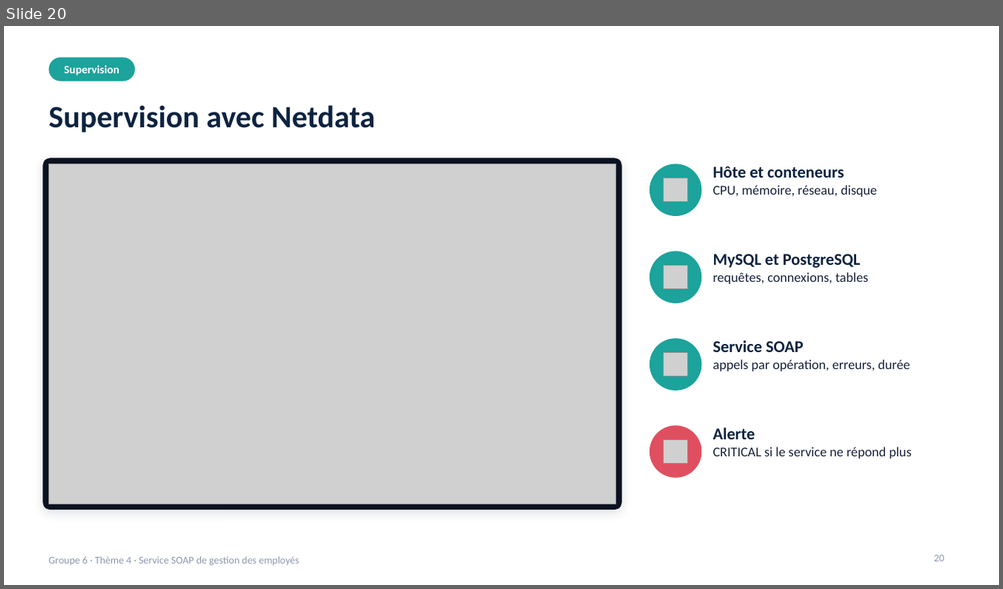
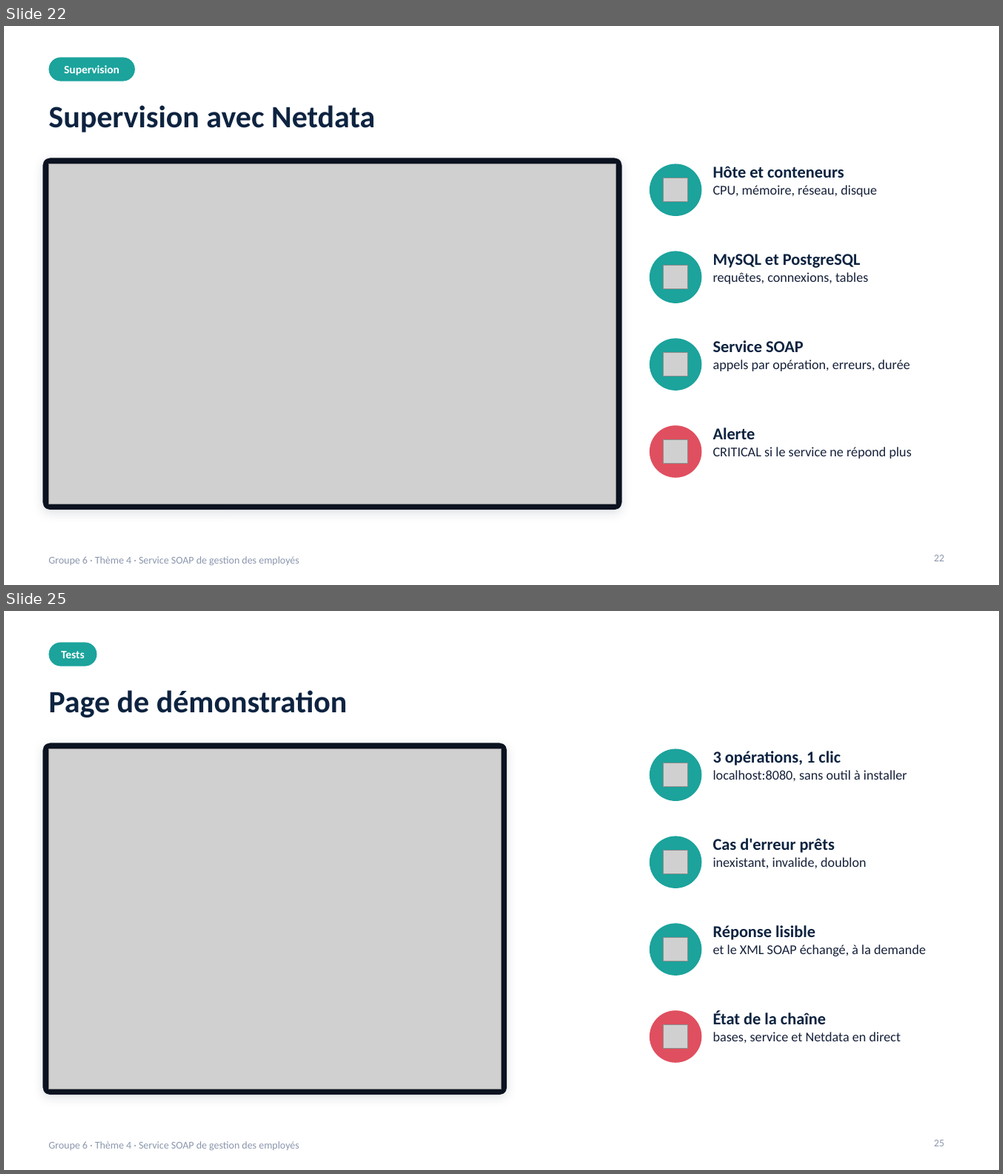
Before and after one commit to malickabdoul/employee-soap-servic, a slide deck: presentation/presentation-theme4-groupe6.pptx. Shown one above the other, each under a label of ours: slide 20 before the commit, slides 22 and 25 after it; the slides between them are not shown. The pictures are 1003x589 and 1003x1174 pixels, drawn with LibreOffice and Linux fonts; fonts in the diff are those of the drawing; grey boxes stand for pictures; background and template pictures are left out. Boxes give left, top, right and bottom in pixels: in the first picture for what was removed or moved away, otherwise in the second. Text is boxed around its words. In the diff, an @@ line names an element or a change of style, - is before the commit and + after.

Commit message:
Page de démonstration et présentation complétée
- service : page http://localhost:8080/ qui appelle les 3 opérations SOAP
  (cas normaux et erreurs) et affiche les réponses en clair, avec le XML
  échangé et l'état de la chaîne ; test JUnit associé (16/16)
- présentation : 4 diapositives ajoutées (job dans Spoon, service en ligne,
  installation reproductible, page de démonstration), chiffres et textes
  mis à jour (16/16 JUnit, installation sans Docker)

```diff
--- a/presentation/presentation-theme4-groupe6.pptx
+++ b/presentation/presentation-theme4-groupe6.pptx
@@ slide 25 added at (4,611,999,1170), background #FFFFFF; not listed: 1 template element that a slide beside it also shows @@
@@ rounded rectangle added at (48,642,97,667), fill #1BA39C @@
@@ text added at (61,651,85,658), 11 pt, text #FFFFFF, bold @@
+Tests
@@ title added at (48,690,347,718), 30 pt, text #0D2340, bold @@
+Page de démonstration
@@ rounded rectangle added at (42,743,507,1095), fill #0B1220 @@
@@ picture added at (48,749,501,1089) @@
@@ ellipse added at (649,749,702,801), fill #1BA39C @@
@@ picture added at (663,763,688,787) @@
@@ text added at (713,751,907,781), 13 pt, text #16213A @@
+3 opérations, 1 clic
+localhost:8080, sans outil à installer
@@ ellipse added at (649,836,702,889), fill #1BA39C @@
@@ picture added at (663,851,688,874) @@
@@ text added at (713,838,865,869), 13 pt, text #16213A @@
+Cas d'erreur prêts
+inexistant, invalide, doublon
@@ ellipse added at (649,923,702,976), fill #1BA39C @@
@@ picture added at (663,938,688,962) @@
@@ text added at (713,925,925,957), 13 pt, text #16213A @@
+Réponse lisible
+et le XML SOAP échangé, à la demande
@@ ellipse added at (649,1011,702,1063), fill #E04F5F @@
@@ picture added at (663,1025,688,1049) @@
@@ text added at (713,1011,901,1043), 13 pt, text #16213A @@
+État de la chaîne
+bases, service et Netdata en direct
@@ page number added at (933,1140,944,1147), 10 pt, text #8B97AD @@
+25
@@ what was slide 20 is now slide 22 @@
@@ page number at (933,555,944,562): text changed @@
-20
+22
```
Also in this commit, not shown: 4 slides changed, 3 other slides added, 3 other files.
